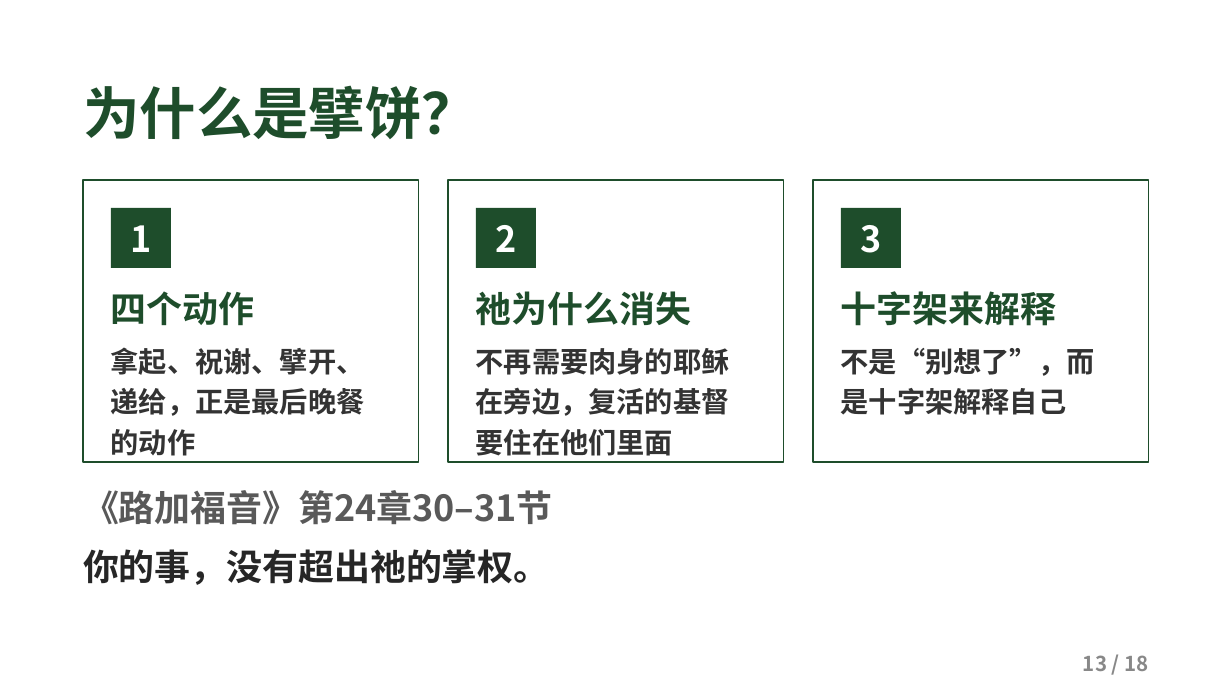
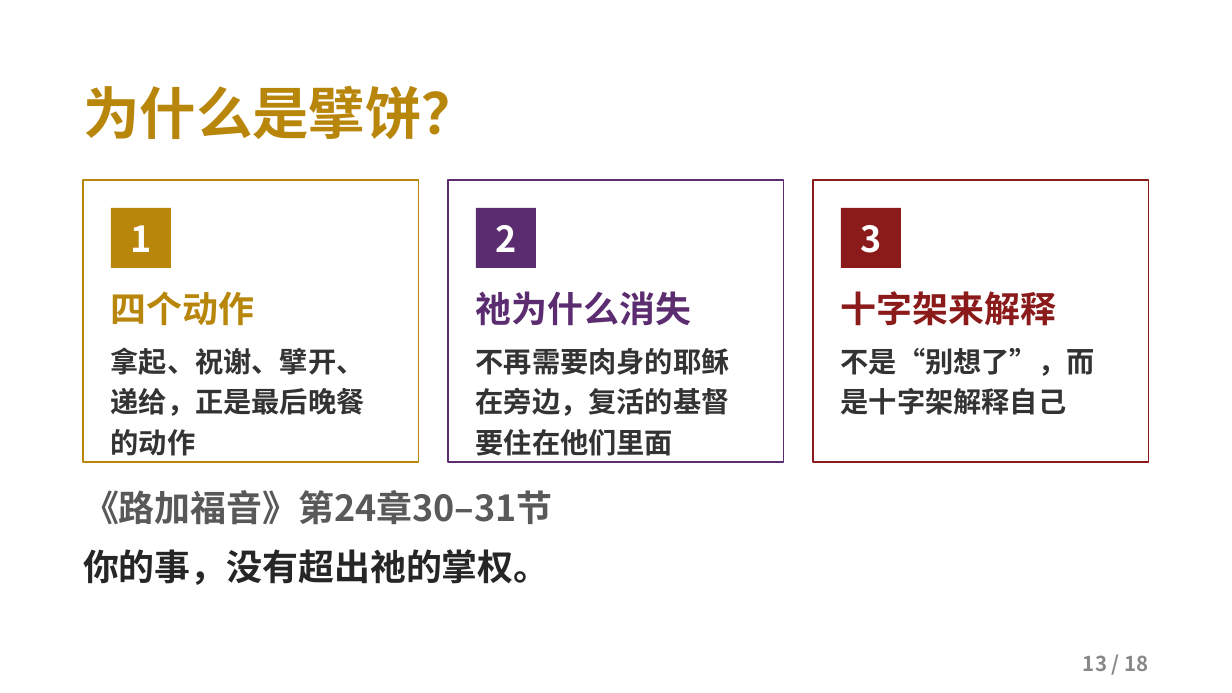
Before and after one commit to kaylechou/propresenter-lyric-tool, a slide deck: slide 13 of docs/从灰心到见证.pptx. Drawn at 1232x693 pixels with LibreOffice and Linux fonts; fonts in the diff are those of the drawing; background and template pictures are left out. Boxes give left, top, right and bottom in pixels: in the first picture for what was removed or moved away, otherwise in the second. Text is boxed around its words. In the diff, an @@ line names an element or a change of style, - is before the commit and + after.

```diff
--- a/docs/从灰心到见证.pptx
+++ b/docs/从灰心到见证.pptx
@@ text "为什么是擘饼？" at bbox=[83, 85, 478, 139]: text colour #1E4D2B to #B8860B @@
@@ rectangle at bbox=[83, 180, 419, 462]: outline #1E4D2B 1.25 pt to #B8860B 1.25 pt @@
@@ rectangle "1" at bbox=[111, 208, 171, 268]: fill #1E4D2B to #B8860B @@
@@ rectangle at bbox=[448, 180, 784, 462]: outline #1E4D2B 1.25 pt to #5B2C6F 1.25 pt @@
@@ rectangle "2" at bbox=[476, 208, 536, 268]: fill #1E4D2B to #5B2C6F @@
@@ rectangle at bbox=[813, 180, 1149, 462]: outline #1E4D2B 1.25 pt to #8B1A1A 1.25 pt @@
@@ rectangle "3" at bbox=[841, 208, 901, 268]: fill #1E4D2B to #8B1A1A @@
@@ text at bbox=[111, 291, 255, 326]: text colour #1E4D2B to #B8860B in "四个动作" @@
@@ text at bbox=[476, 291, 691, 326]: text colour #1E4D2B to #5B2C6F in "祂为什么消失" @@
@@ text at bbox=[841, 291, 1056, 326]: text colour #1E4D2B to #8B1A1A in "十字架来解释" @@
```
Also in this commit, not shown: 17 other slides changed.
